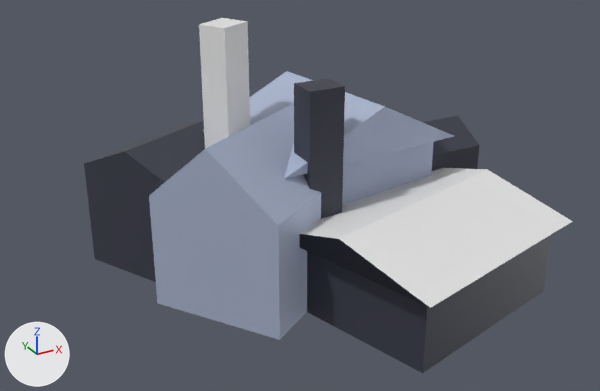
An edit to the glTF model assets/models/factory.glb, drawn before and after from the same camera.
Rendered twice from a camera (50 mm lens) standing at (-11.54, -19.32, 12.04) and looking at (-1.28, -0.67, 2.71). The lights are fixed; the arrows at lower left show +X, +Y and +Z. The older version comes first. Where no turn or scale is listed for an object, it has been applied to the vertices.
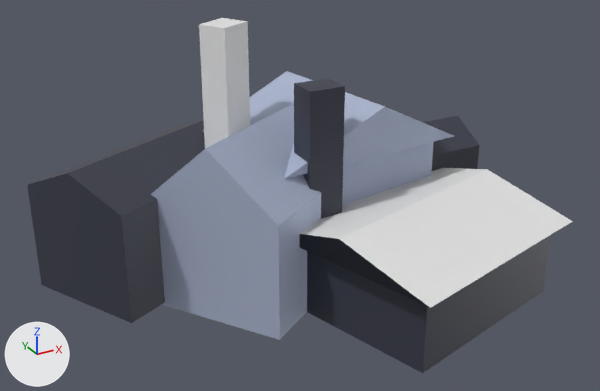
The newer file is also rescaled (x1.205), turned or shifted as a whole; pictures and numbers use the older file's frame.

The change, as a diff of the scene's bpy script:
```diff
--- a/assets/models/factory.glb.py
+++ b/assets/models/factory.glb.py
@@ ob_cube_023 @@
 ob_cube_023 = bpy.data.objects.new('Cube.023', me_cube_024)
-ob_cube_023.location = (-2.77, 3.17, 1.6)
+ob_cube_023.location = (-4.56, 2.34, 1.6)
```

Where the change shows, as pixel boxes (x1, y1, x2, y2) in the pictures (600 x 391 px):
'Cube.023', moved: before (84, 116, 205, 282); after (27, 119, 205, 323)
'smoke_anchor', unchanged, covered by the edit: before (199, 18, 250, 149)
'smokestak', unchanged, uncovered by the edit: after (199, 18, 250, 149)
'smokestak2', unchanged, uncovered by the edit: after (294, 78, 345, 219)
'smoke_anchor.001', unchanged, covered by the edit: before (294, 78, 345, 219)
